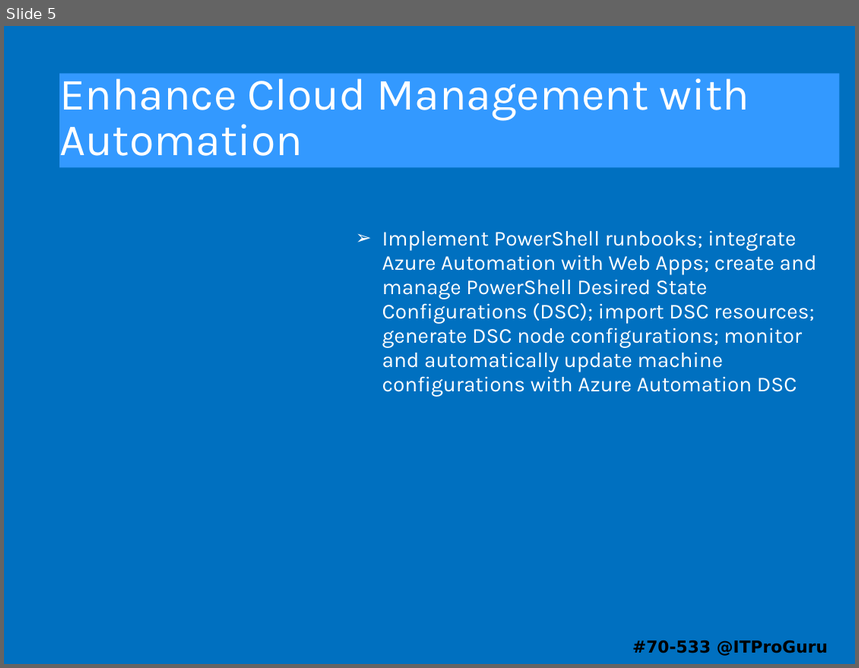
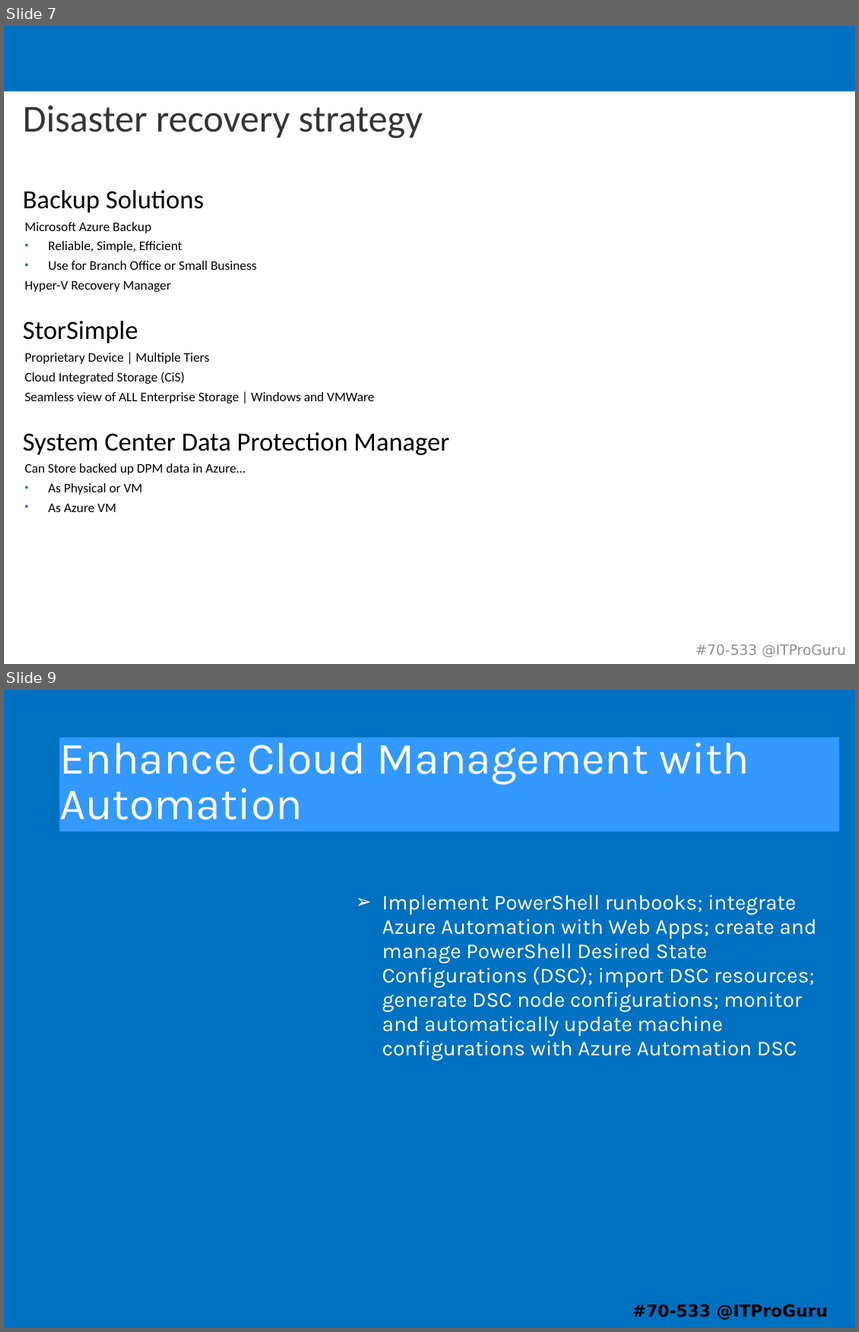
Before and after one commit to guruskill/70-533, a slide deck: Presentations/2018-06-11-Reston/70-533-07-Operations.pptx. Shown one above the other, each under a label of ours: slide 5 before the commit, slides 7 and 9 after it; the slides between them are not shown. The pictures are 859x668 and 859x1332 pixels, drawn with LibreOffice and Linux fonts; fonts in the diff are those of the drawing. Boxes give left, top, right and bottom in pixels: in the first picture for what was removed or moved away, otherwise in the second. Text is boxed around its words. In the diff, an @@ line names an element or a change of style, - is before the commit and + after.

```diff
--- a/Presentations/2018-06-11-Reston/70-533-07-Operations.pptx
+++ b/Presentations/2018-06-11-Reston/70-533-07-Operations.pptx
@@ slide 7 added at [4, 26, 855, 664], background #FFFFFF @@
@@ rectangle added at [4, 26, 855, 91], fill #0070C0 @@
@@ title added at [23, 105, 423, 138], 32.2 pt, text #353535 @@
+Disaster recovery strategy
@@ text added at [23, 190, 449, 512], 11.1 pt, text #000000 @@
+Backup Solutions
+  Microsoft Azure Backup
+  • Reliable, Simple, Efficient
+  • Use for Branch Office or Small Business
+  Hyper-V Recovery Manager
+StorSimple
+  Proprietary Device | Multiple Tiers
+  Cloud Integrated Storage (CiS)
+  Seamless view of ALL Enterprise Storage | Windows and VMWare
+System Center Data Protection Manager
+  Can Store backed up DPM data in Azure…
+  • As Physical or VM
+  • As Azure VM
@@ text added at [696, 645, 846, 658], 12 pt, text #909090 @@
+#70-533 @ITProGuru
@@ what was slide 5 is now slide 9 @@
```
Also in this commit, not shown: 2 slides changed, 3 other slides added, 11 other files.
